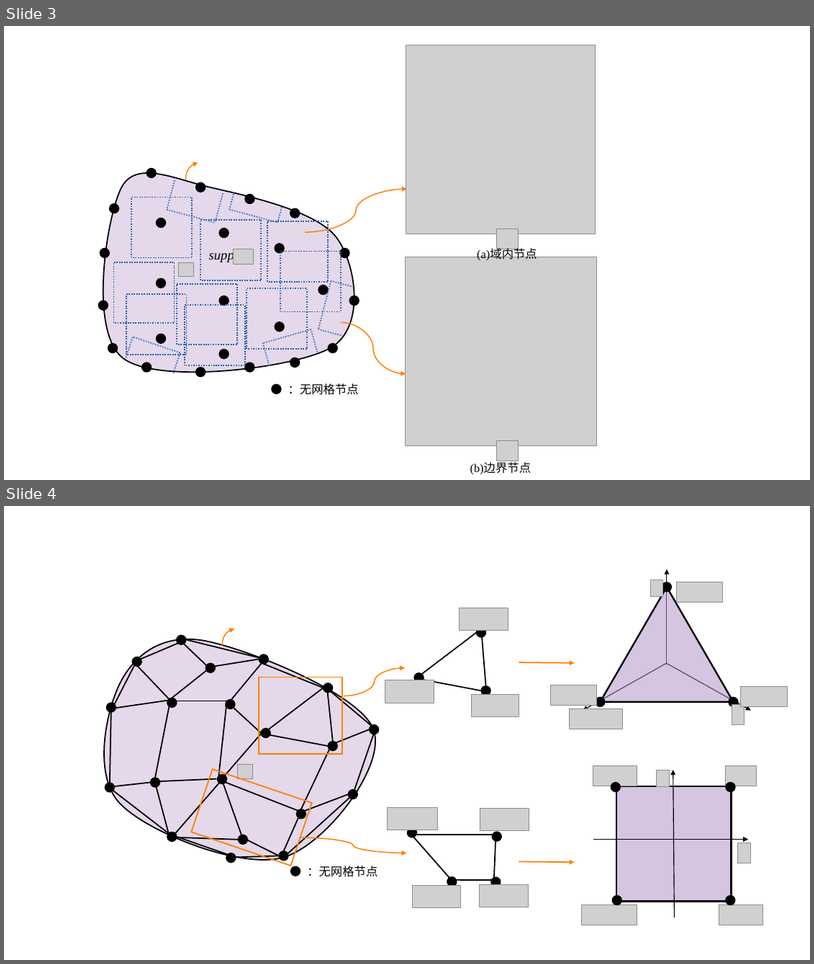
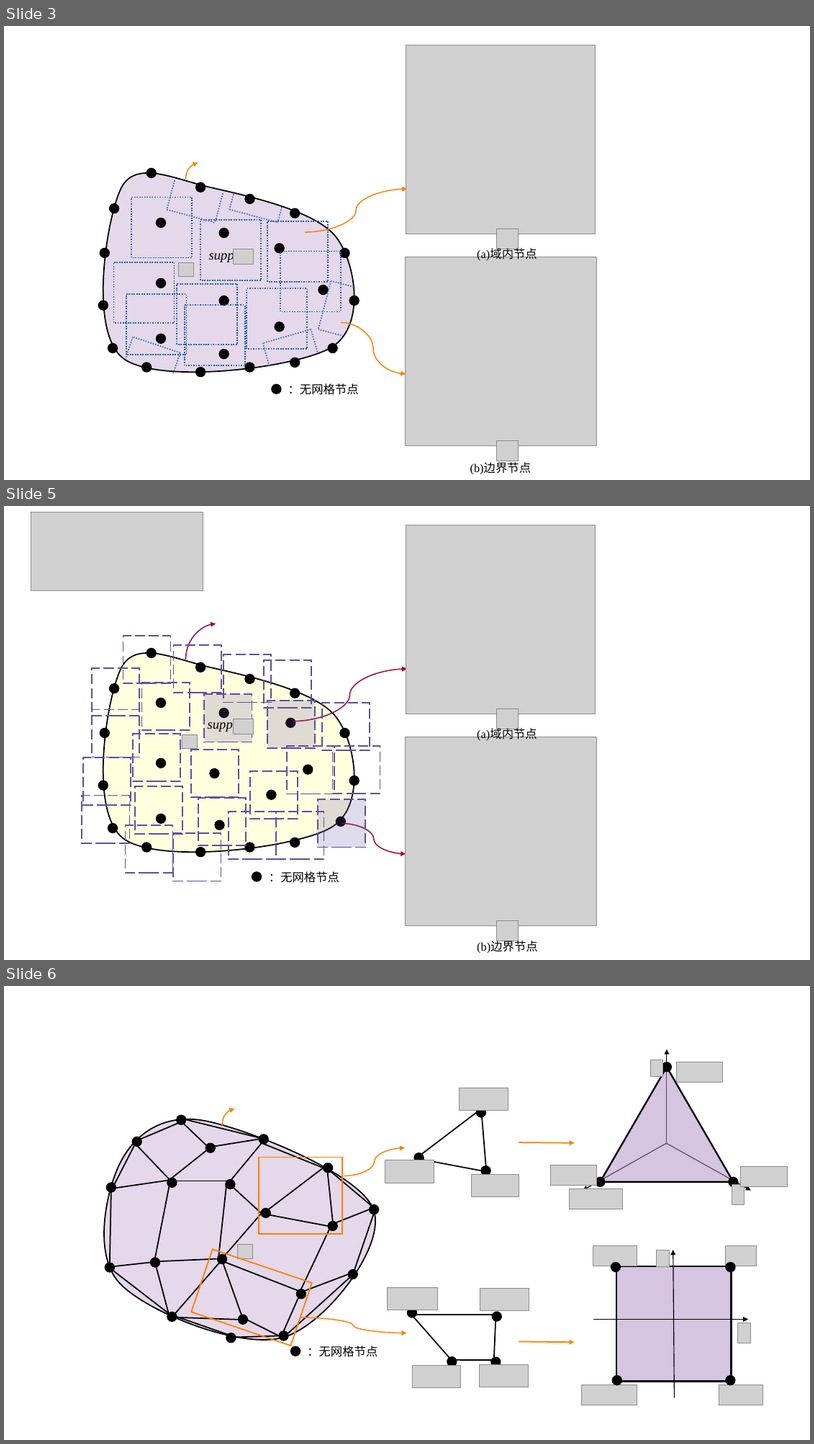
Before and after one commit to wuxinyu11/LATEX-wxy, a slide deck: thesis/figure/ppt-figure/elastic.pptx. Shown one above the other, each under a label of ours: slides 3 and 4 before the commit, slides 3, 5 and 6 after it; the slides between them are not shown. The pictures are 814x964 and 814x1444 pixels, drawn with LibreOffice and Linux fonts; fonts in the diff are those of the drawing; grey boxes stand for pictures; background and template pictures are left out. Boxes give left, top, right and bottom in pixels: in the first picture for what was removed or moved away, otherwise in the second. Text is boxed around its words. In the diff, an @@ line names an element or a change of style, - is before the commit and + after.

```diff
--- a/thesis/figure/ppt-figure/elastic.pptx
+++ b/thesis/figure/ppt-figure/elastic.pptx
@@ slide 5 added at (4,506,810,960), background #FFFFFF @@
@@ picture added at (31,512,203,591) @@
@@ group added at (82,525,597,953): 25 ellipses, 24 rectangles, 6 pictures, 4 texts, 3 curved arrows, 1 freeform shape @@
+supp
+(b)边界节点
+(a)域内节点
+：无网格节点
@@ what was slide 4 is now slide 6 @@
```
Also in this commit, not shown: 1 other slide added, 51 other files.
